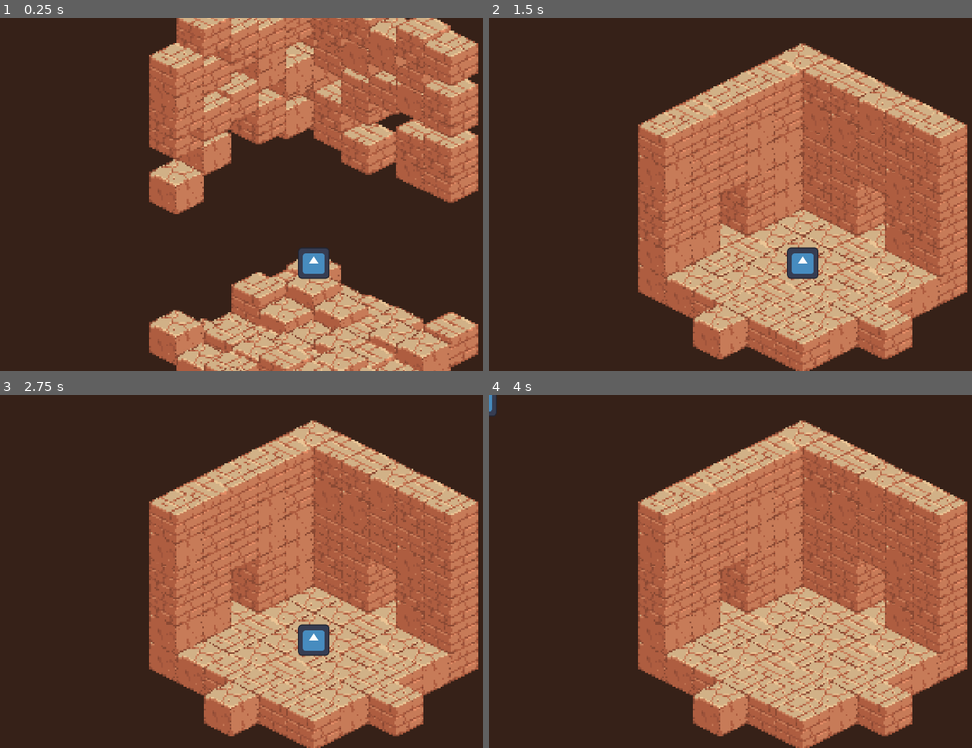
Above: before the commit, frames 1-4 (two rows, left to right).
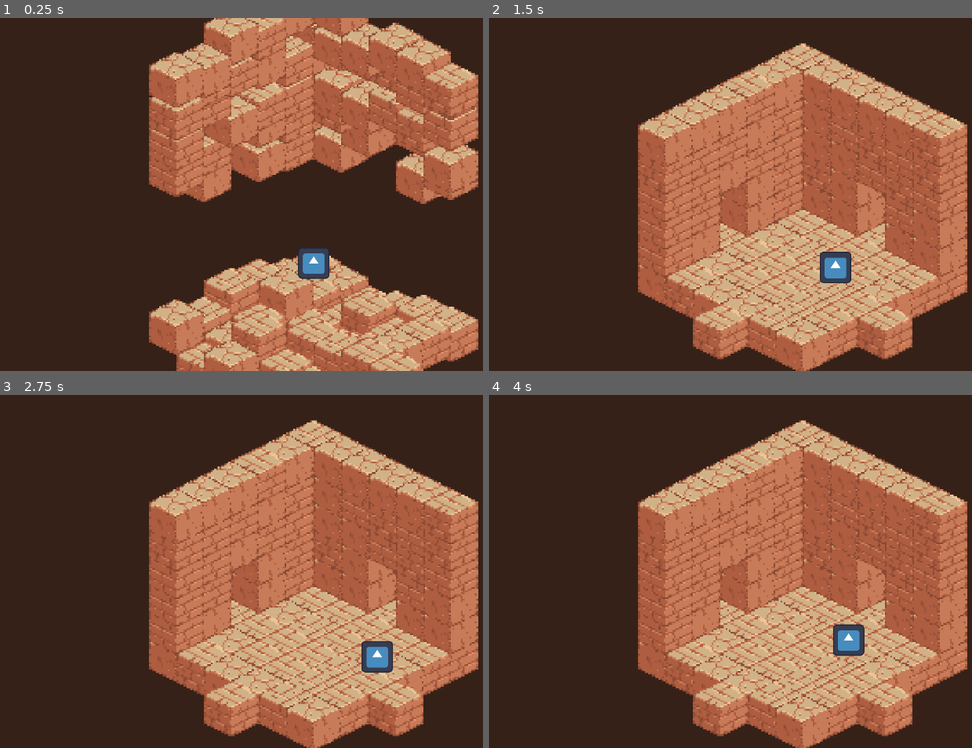
Above: after the commit, the same moments.

Repository: bitwise-aiden/godot-playground
Game: Godot game, scene res://game.tscn
The game is run twice, just before and just after one commit, with the same random seed, the same clock (stepped at 60 frames per second) and the same inputs. The engine's default icon, where the game draws it, is replaced by a stand-in: a white triangle on a blue panel in a dark square.
Inputs (mouse positions are in pixels of both pictures, inside the frame that each line leads up to):
- Up to frame 1 (0.25 s): no input
- Up to frame 2 (1.5 s): move the mouse to (943, 176) at 0.52 s; hold Right (ui_right) 0.53-1.28 s; click (943, 176) at 0.67 s; move the mouse to (677, 212) at 1.27 s; hold Down (ui_down) from 1.28 s (still down); click (677, 212) at 1.42 s
- Up to frame 3 (2.75 s): move the mouse to (376, 493) at 2.02 s; release Down (ui_down) at 2.03 s; hold Right (ui_right) from 2.03 s (still down); click (376, 493) at 2.17 s
- Up to frame 4 (4 s): move the mouse to (769, 642) at 2.77 s; release Right (ui_right) at 2.78 s; hold Up (ui_up) 2.78-3.53 s; click (769, 642) at 2.92 s; move the mouse to (outside the picture) at 3.52 s; hold Left (ui_left) from 3.53 s (still down); click (outside the picture) at 3.67 s

The runs differ from the first frame. In frame 1, 31% of the frame differs, in the area x 30-100%, y 0-100%; in frame 2, 12%; in frame 3, 12%; in frame 4, 11%.

Commit message:
Add basic character

Diff:
--- a/dungeon.gd
+++ b/dungeon.gd
@@ -7,6 +7,7 @@
 
 var __block_centre : Vector2i = Vector2i(2, 3)
 var __block_locations : Array[Vector3i]
+var __direction_scalar : Vector2
 
 
 # Lifecycle methods
@@ -19,24 +20,17 @@
 			var delta : Vector2i = coord - __block_centre
 
 			__block_locations.append(Vector3i(delta.x, delta.y, i))
-			__layers[i].erase_cell(0, coord)
 
-	await get_tree().process_frame
+	var ground : TileMap = __layers[0]
+	var centre : Vector2 = ground.map_to_local(__block_centre)
 
-	spawn_room(__block_centre)
+	# Using offset angles to determine correct cells
+	var north_east : Vector2 = ground.map_to_local(__block_centre + Vector2i.RIGHT)
+	__direction_scalar = (north_east - centre).normalized()
+
 
 
 # Public methods
-
-func get_camera_target() -> Vector2:
-	return __layers[0].to_global(__layers[0].map_to_local(__block_centre))
-
-
-func get_mouse_coord() -> Vector2i:
-	return __layers[0].local_to_map(
-		__layers[0].get_local_mouse_position()
-	)
-
 
 func get_blocks() -> Array[Block]:
 	var blocks : Array[Block] = []
@@ -47,6 +41,15 @@
 				blocks.append(child)
 
 	return blocks
+
+
+func get_camera_target() -> Vector2:
+	return __layers[0].to_global(__layers[0].map_to_local(__block_centre))
+
+
+func get_diagonal_scalar() -> Vector2:
+	return __direction_scalar
+
 
 
 func is_ground_block(
@@ -63,10 +66,18 @@
 	return delta.length() == 3
 
 
-func map_to_local(
+func location_to_map(
+	location : Vector2,
+) -> Vector2i:
+	var local_location : Vector2 = __layers[0].to_local(location)
+	return __layers[0].local_to_map(local_location)
+
+
+func map_to_locations(
 	coord : Vector2i,
 ) -> Vector2:
-	return __layers[0].map_to_local(coord)
+	var local_location : Vector2 = __layers[0].map_to_local(coord)
+	return __layers[0].to_global(local_location)
 
 
 func spawn_room(
--- a/game.gd
+++ b/game.gd
@@ -7,7 +7,8 @@
 @onready var __dungeon : Dungeon = $dungeon
 @onready var __player : Player = $player
 
-var __moving : bool = false
+var __prev_player_coord : Vector2i
+
 
 # Lifecycle methods
 
@@ -15,37 +16,29 @@
 	await get_tree().process_frame
 
 	__dungeon.show_blocks()
+	__player.set_direction_scalar(
+		__dungeon.get_diagonal_scalar()
+	)
 
 
 func _process(
 	delta: float,
 ) -> void:
-	if Input.is_mouse_button_pressed(MOUSE_BUTTON_LEFT):
-		if __moving:
-			return
+	var player_coord : Vector2i = __dungeon.location_to_map(__player.position)
 
-		__moving = true
+	if player_coord == __prev_player_coord:
+		return
 
-		var mouse_coord : Vector2i = __dungeon.get_mouse_coord()
+	if __dungeon.is_door_block(player_coord):
+		__dungeon.spawn_room(player_coord)
 
-		if !__dungeon.is_ground_block(mouse_coord):
-			__moving = false
-			return
+		var tween : Tween = create_tween()
+		tween.set_ease(Tween.EASE_OUT)
+		tween.tween_property(
+			__camera,
+			"position",
+			__dungeon.get_camera_target() - Vector2(640.0, 528.0),
+			0.5,
+		)
 
-		var location : Vector2 = __dungeon.map_to_local(mouse_coord)
-
-		await __player.move(__dungeon.to_global(location))
-
-		if __dungeon.is_door_block(mouse_coord):
-			__dungeon.spawn_room(mouse_coord)
-
-			var tween : Tween = create_tween()
-			tween.set_ease(Tween.EASE_OUT)
-			tween.tween_property(
-				__camera,
-				"position",
-				__dungeon.get_camera_target() - Vector2(640.0, 528.0),
-				0.5,
-			)
-	else:
-		__moving = false
+	__prev_player_coord = player_coord
--- a/game.tscn
+++ b/game.tscn
@@ -32,8 +32,6 @@
 
 [node name="layer_1" type="TileMap" parent="dungeon"]
 y_sort_enabled = true
-position = Vector2(640, 360)
-scale = Vector2(3.5, 3.5)
 tile_set = SubResource("TileSet_aeg28")
 format = 2
 layer_0/y_sort_enabled = true
@@ -41,8 +39,6 @@
 
 [node name="layer_2" type="TileMap" parent="dungeon"]
 y_sort_enabled = true
-position = Vector2(640, 360)
-scale = Vector2(3.5, 3.5)
 tile_set = SubResource("TileSet_aeg28")
 format = 2
 layer_0/y_sort_enabled = true
@@ -50,8 +46,6 @@
 
 [node name="layer_3" type="TileMap" parent="dungeon"]
 y_sort_enabled = true
-position = Vector2(640, 360)
-scale = Vector2(3.5, 3.5)
 tile_set = SubResource("TileSet_aeg28")
 format = 2
 layer_0/y_sort_enabled = true
@@ -59,8 +53,6 @@
 
 [node name="layer_4" type="TileMap" parent="dungeon"]
 y_sort_enabled = true
-position = Vector2(640, 360)
-scale = Vector2(3.5, 3.5)
 tile_set = SubResource("TileSet_aeg28")
 format = 2
 layer_0/y_sort_enabled = true
@@ -68,15 +60,12 @@
 
 [node name="layer_5" type="TileMap" parent="dungeon"]
 y_sort_enabled = true
-position = Vector2(640, 360)
-scale = Vector2(3.5, 3.5)
 tile_set = SubResource("TileSet_aeg28")
 format = 2
 layer_0/y_sort_enabled = true
 layer_0/tile_data = PackedInt32Array(65530, 1, 65536, -6, 1, 65536, -65542, 1, 65536, -131078, 1, 65536, -196614, 1, 65536, -262150, 1, 65536, -262149, 1, 65536, -262148, 1, 65536, -262147, 1, 65536, -262146, 1, 65536, -262145, 1, 65536)
 
 [node name="player" type="Sprite2D" parent="."]
-z_index = 1
 y_sort_enabled = true
 position = Vector2(640, 528)
 scale = Vector2(0.5, 0.5)
--- a/player.gd
+++ b/player.gd
@@ -3,25 +3,22 @@
 
 # Private variables
 
-var __moving : bool = false
+var __direction_scalar : Vector2
 
+
+# Lifecycle methods
+
+func _physics_process(delta: float) -> void:
+	var direction : Vector2 = Input.get_vector(
+		"ui_left", "ui_right",
+		"ui_up", "ui_down",
+	).normalized()
+
+	position += direction * __direction_scalar * delta * 100.0
 
 # Public methods
 
-func move(
-	location : Vector2,
+func set_direction_scalar(
+	scalar : Vector2,
 ) -> void:
-	if __moving:
-		return
-
-	var tween : Tween = create_tween()
-	tween.tween_property(
-		self,
-		"position",
-		location,
-		0.5,
-	)
-
-	await tween.finished
-
-	__moving = false
+	__direction_scalar = scalar
Not shown: 1 places in game.tscn that only renumber resources
